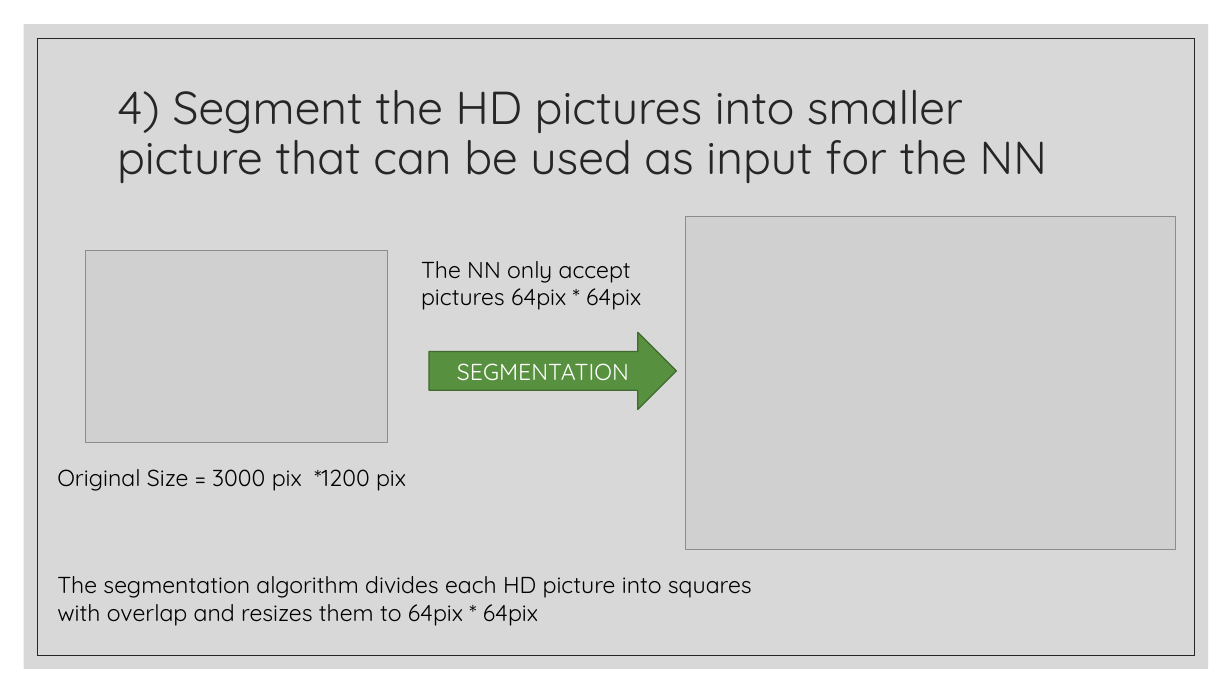
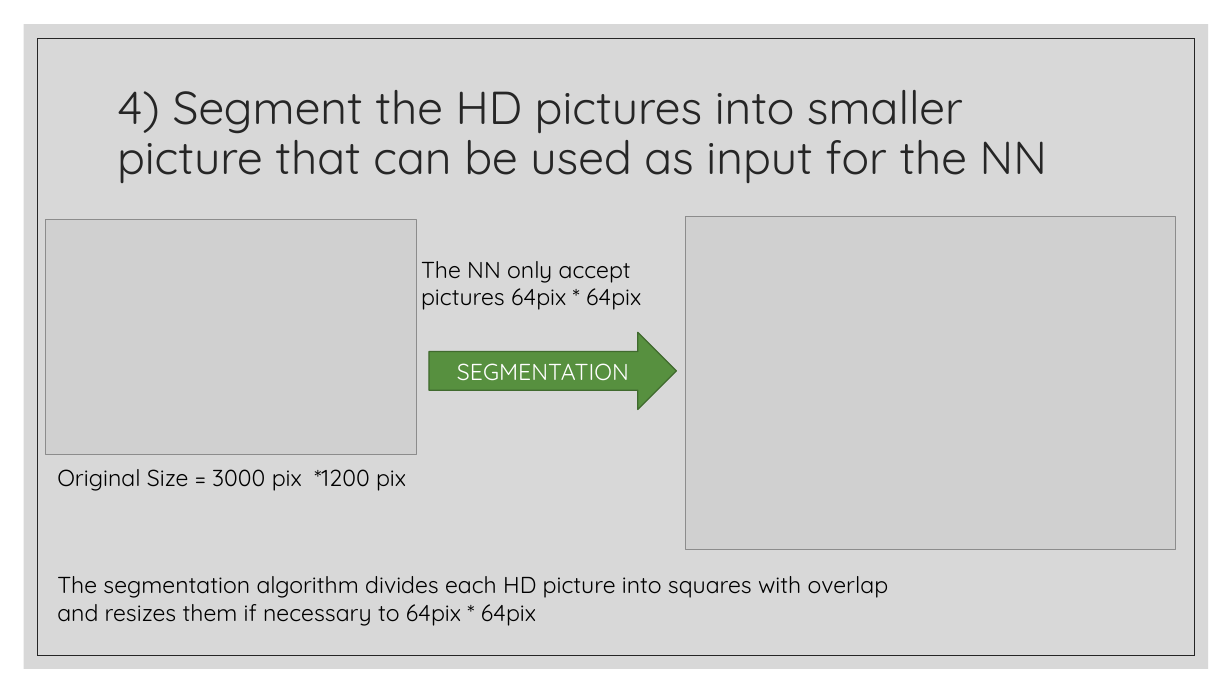
Before and after one commit to JanNalivaika/SSD_EXT, a slide deck: slide 16 of SSD Feature Detection Selling points.pptx. Drawn at 1232x693 pixels with LibreOffice and Linux fonts; fonts in the diff are those of the drawing; grey boxes stand for pictures. Boxes give left, top, right and bottom in pixels: in the first picture for what was removed or moved away, otherwise in the second. Text is boxed around its words. In the diff, an @@ line names an element or a change of style, - is before the commit and + after.

```diff
--- a/SSD Feature Detection Selling points.pptx
+++ b/SSD Feature Detection Selling points.pptx
@@ picture: place and size @@
-picture at (86,250,388,443)
+picture at (46,220,417,455)
@@ text at (57,576,889,626): text changed @@
-The segmentation algorithm divides each HD picture into squares with overlap and resizes them to 64pix * 64pix
+The segmentation algorithm divides each HD picture into squares with overlap and resizes them if necessary to 64pix * 64pix
```
Also in this commit, not shown: 5 other slides changed, 5 other files.
